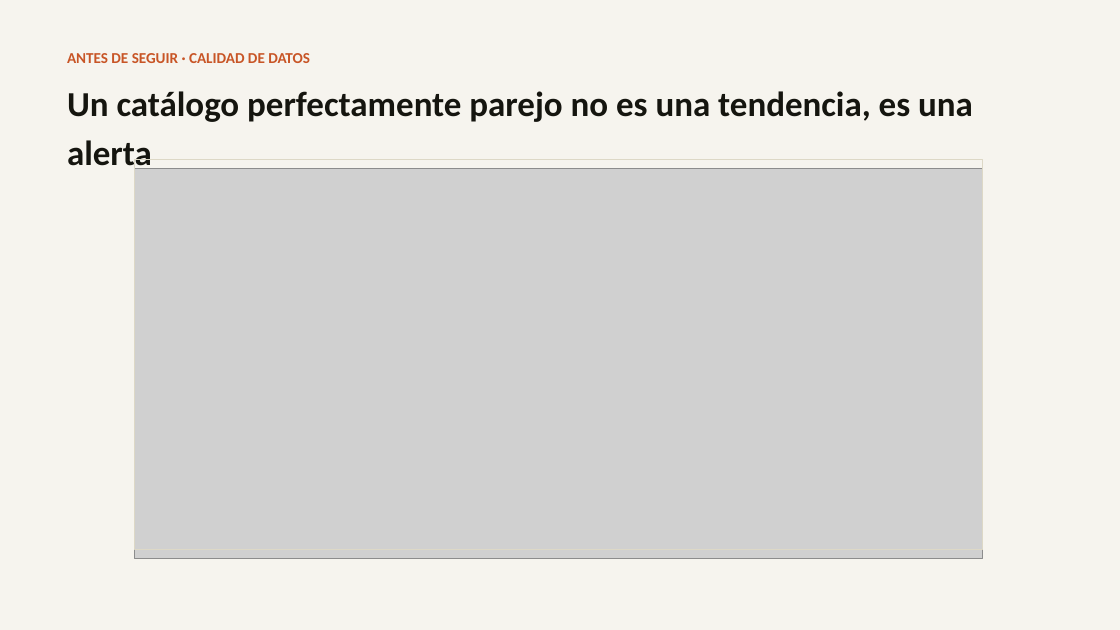
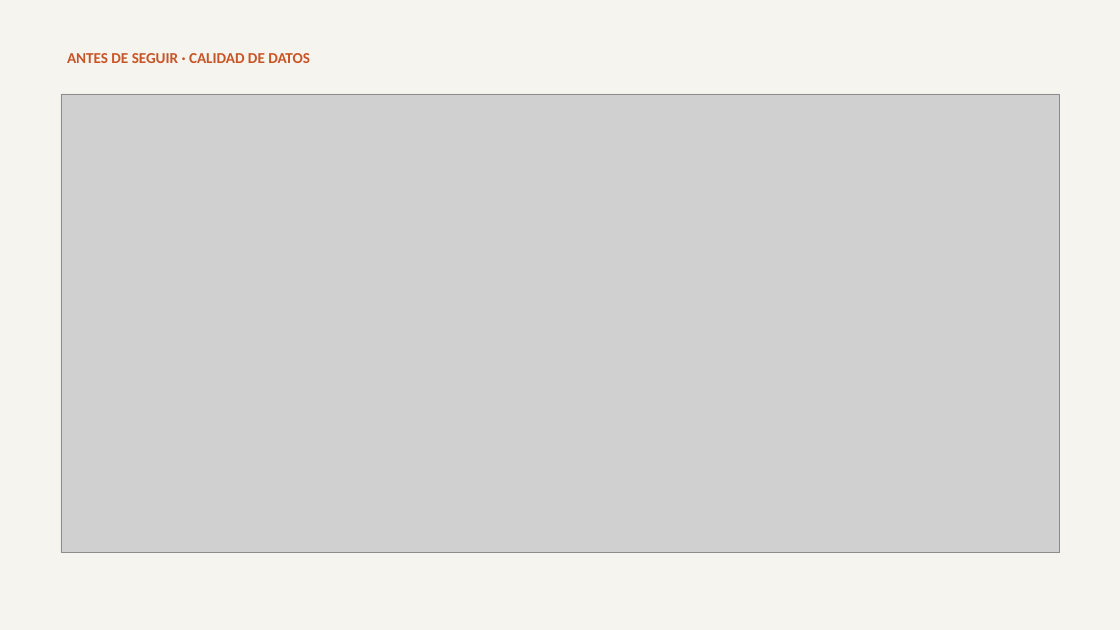
Before and after one commit to francarrascoo/StreamView_Analytics, a slide deck: slide 6 of entregables/Presentacion_EV1_StreamView_Analytics.pptx (slide 7 before the commit). Drawn at 1120x630 pixels with LibreOffice and Linux fonts; fonts in the diff are those of the drawing; grey boxes stand for pictures. Boxes give left, top, right and bottom in pixels: in the first picture for what was removed or moved away, otherwise in the second. Text is boxed around its words. In the diff, an @@ line names an element or a change of style, - is before the commit and + after.

```diff
--- a/entregables/Presentacion_EV1_StreamView_Analytics.pptx
+++ b/entregables/Presentacion_EV1_StreamView_Analytics.pptx
@@ picture: place and size @@
-picture at [134, 169, 983, 559]
+picture at [61, 94, 1060, 553]
@@ text removed at [67, 91, 973, 169] @@
-Un catálogo perfectamente parejo no es una tendencia, es una alerta
@@ rectangle removed at [134, 160, 983, 549] @@
```
Also in this commit, not shown: 9 other slides changed, 5 slides added, 5 slides removed, 2 other files.
